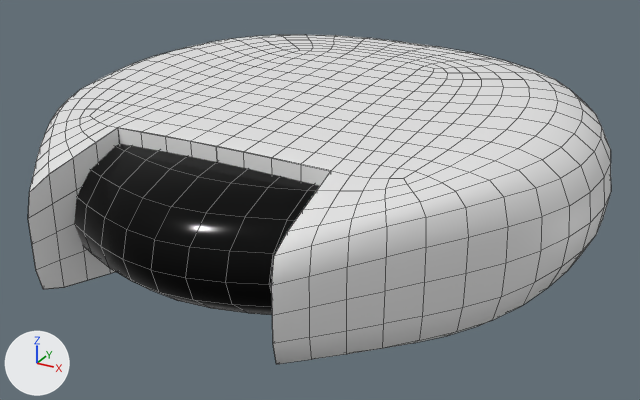
An edit to the Blender file 2019_2020/space_force_trailer/assets/shipCMSS/SHIP.blend, drawn before and after from the same camera.
Before and after are seen from a 50 mm camera at (20.2, -40.3, 15.9) aimed at (1.2, -5.7, -1.4). The axes (+X, +Y, +Z) are drawn at lower left. The lights are the same throughout. Mesh edges are drawn as thin lines.

Before the edit, the objects in view are built like this:
```python
me_cube_003 = bpy.data.meshes.new('Cube.003')
me_cube_003.from_pydata(...)  # 54 vertices, 43 faces; spans x -14.3..0.0, y -17.5..7.6, z -4.3..4.0
me_cube_003.polygons.foreach_set('use_smooth', [True] * 43)
me_cube_005 = bpy.data.meshes.new('Cube.005')
me_cube_005.from_pydata([(-6.07, -15.41, -3.4), (-6.07, -15.41, 2.88), (-6.07, -5.63, -3.4), (-6.07, -5.63, 2.88), (0.0, -5.63, -3.4), (0.0, -5.63, 2.88), (0.0, -18.56, -3.4), (0.0, -18.56, 2.88)], [], [(6, 7, 1, 0), (5, 3, 1, 7), (2, 4, 6, 0)])
me_cube_005.polygons.foreach_set('use_smooth', [True] * 3)
me_cube_005.materials.append(mat_windshield)  # black #232323
ob_cube = bpy.data.objects.new('Cube', me_cube_003)
ob_cube.location = (0.0, 0.0, 0.0)
_m = ob_cube.modifiers.new('Mirror', 'MIRROR')
_m.use_clip = True
_m = ob_cube.modifiers.new('Subdivision', 'SUBSURF')
_m.levels = 4
_m.render_levels = 4
_m = ob_cube.modifiers.new('Bevel', 'BEVEL')
_m.segments = 4
_m.limit_method = 'WEIGHT'
_m.use_clamp_overlap = False
ob_cube_001 = bpy.data.objects.new('Cube.001', me_cube_005)
ob_cube_001.location = (0.0, 0.0, 0.0)
_m = ob_cube_001.modifiers.new('Mirror', 'MIRROR')
_m = ob_cube_001.modifiers.new('Subdivision', 'SUBSURF')
_m.levels = 3
```
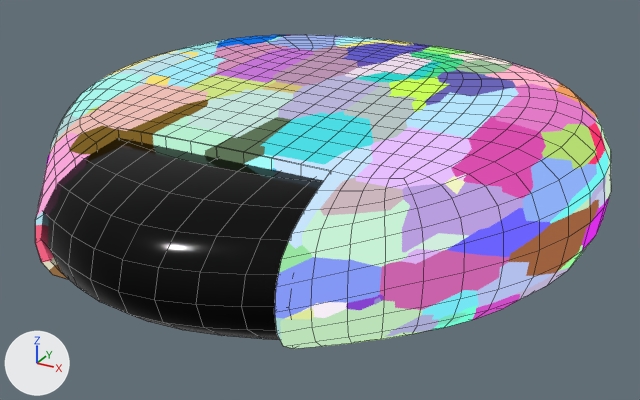
Changed parts and their boxes [x1, y1, x2, y2] in the pictures (640 x 400 px):
```json
{"object": "Cube", "change": "recoloured, shading changed", "before": [28, 35, 611, 364], "after": [28, 35, 611, 364]}
{"object": "Cube.001", "change": "moved", "before": [74, 144, 320, 315], "after": [41, 138, 324, 340]}
{"part": 1, "of": "me_cube_003", "change": "shading changed", "before": [35, 35, 611, 279], "after": [35, 35, 611, 279]}
```

Edits to the scene script, one JSON object a line:
```json
{"op": "add", "block": "mat_bodypaint", "code": ["mat_bodypaint = bpy.data.materials.new('BodyPaint')", "mat_bodypaint.use_nodes = True; mat_bodypaint.node_tree.nodes.clear()", "_N = mat_bodypaint.node_tree.nodes; _L = mat_bodypaint.node_tree.links", "n0 = _N.new('ShaderNodeOutputMaterial'); n0.name = 'Material Output'", "n1 = _N.new('ShaderNodeEmission'); n1.name = 'Emission Viewer'", "n2 = _N.new('ShaderNodeTexVoronoi'); n2.name = 'Voronoi Texture'", "n2.distance = 'CHEBYCHEV'", "_L.new(n1.outputs[0], n0.inputs[0])  # 'Emission' to 'Surface'", "_L.new(n2.outputs[1], n1.inputs[0])  # 'Color' to 'Color'"]}
{"block": "me_cube_003", "where": "me_cube_003.from_pydata(...)  # 54 vertices, 43 faces; spans x -14.3..0.0, y -17.5..7.6, z -4.3..4.0"}
{"block": "me_cube_003", "where": "# used by ob_cube; location = (0.0, 0.0, 0.0)"}
{"block": "me_cube_003", "change": "me_cube_003 part 1: creased or bevel-weighted edges go from 47 to 47"}
{"op": "add", "block": "me_cube_003", "code": "me_cube_003.materials.append(mat_bodypaint)"}
{"op": "set", "path": "ob_cube_001.location", "old": "(0.0, 0.0, 0.0)", "new": "(0.0, -1.86, 0.0)"}
```
